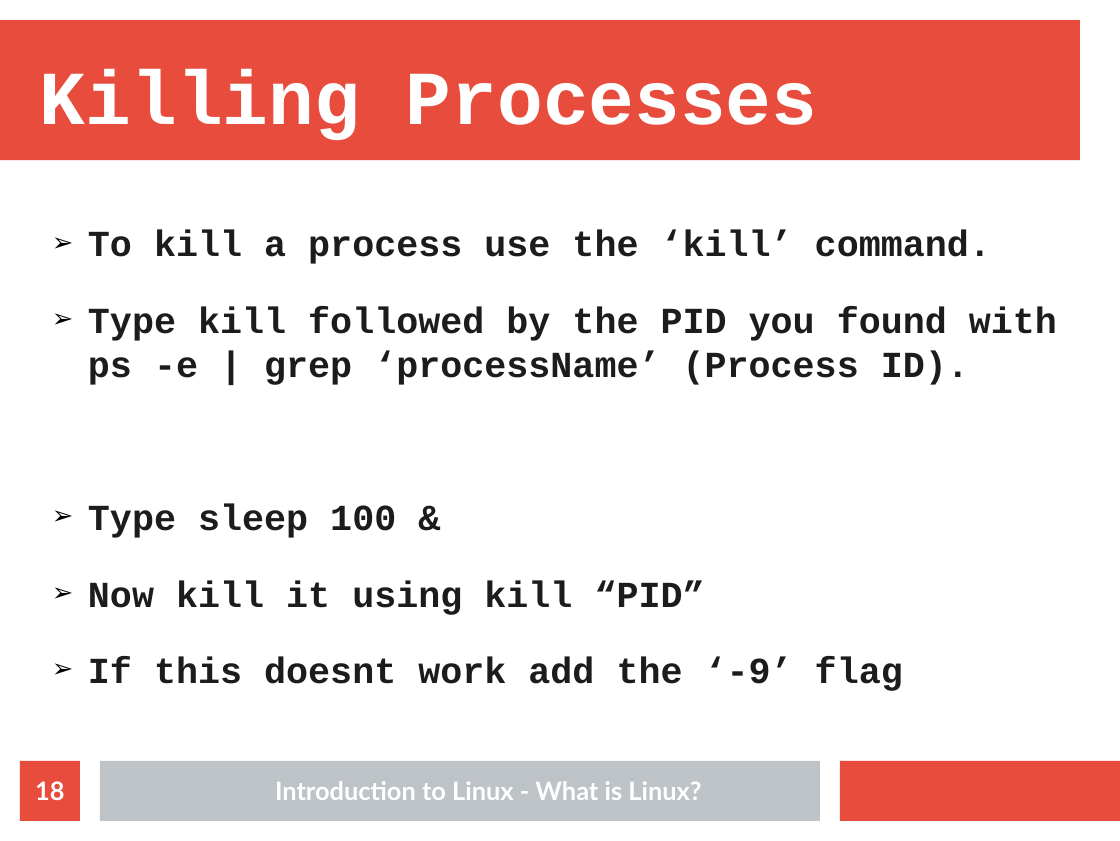
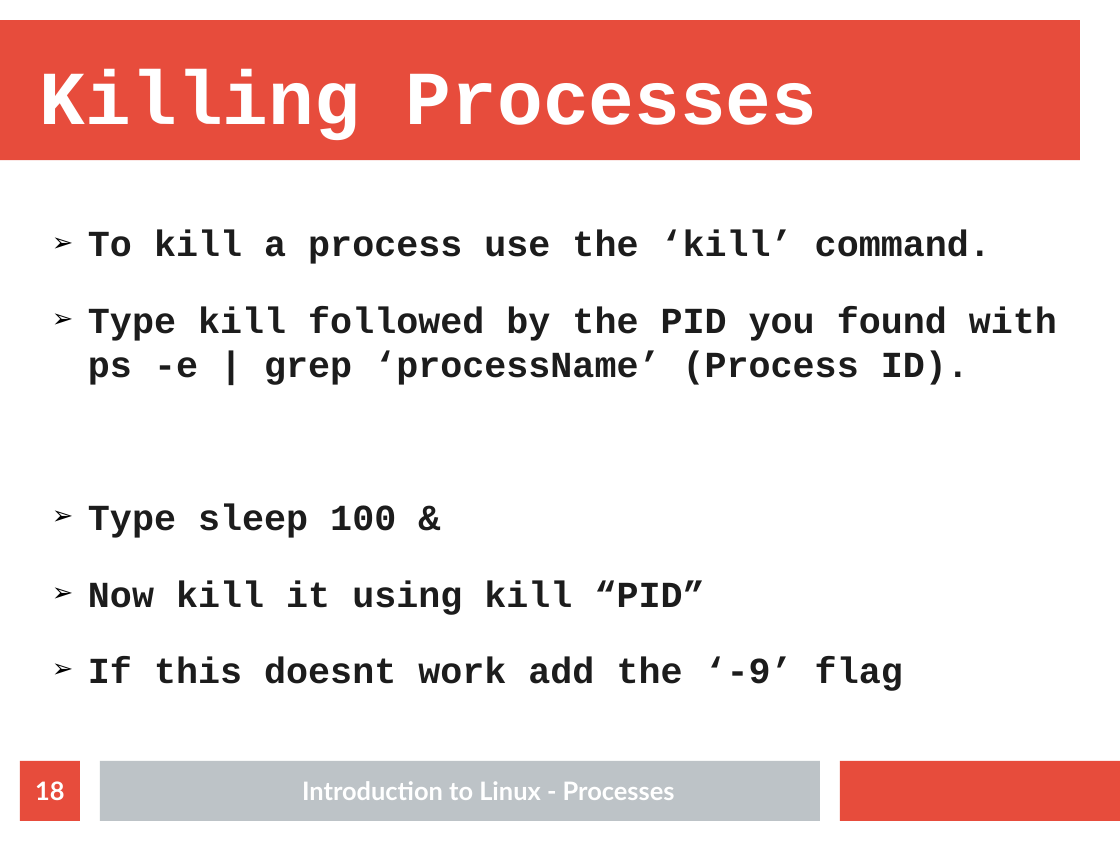
Before and after one commit to Nhlakanipho-Biyela/Intro_To_Linux_Course, a slide deck: slide 18 of Lecture_Slides/Lecture_4/ITL_Lecture_4_Processes.odp. Drawn at 1120x841 pixels with LibreOffice and Linux fonts; fonts in the diff are those of the drawing; background and template pictures are left out. Boxes give left, top, right and bottom in pixels: in the first picture for what was removed or moved away, otherwise in the second. Text is boxed around its words. In the diff, an @@ line names an element or a change of style, - is before the commit and + after.

```diff
--- a/Lecture_Slides/Lecture_4/ITL_Lecture_4_Processes.odp
+++ b/Lecture_Slides/Lecture_4/ITL_Lecture_4_Processes.odp
@@ text at (302,781,675,800): text changed @@
-Introduction to Linux - What is Linux?
+Introduction to Linux - Processes
```
Also in this commit, not shown: 18 other slides changed, 1 other file.
